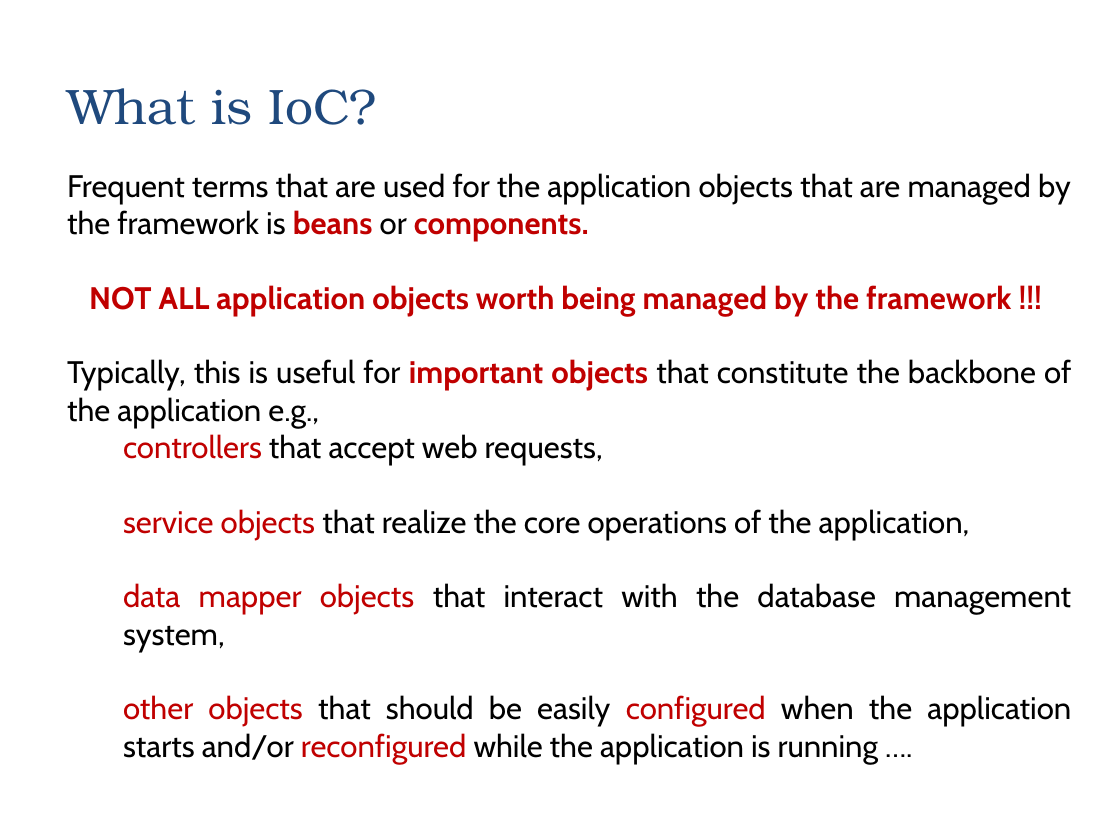
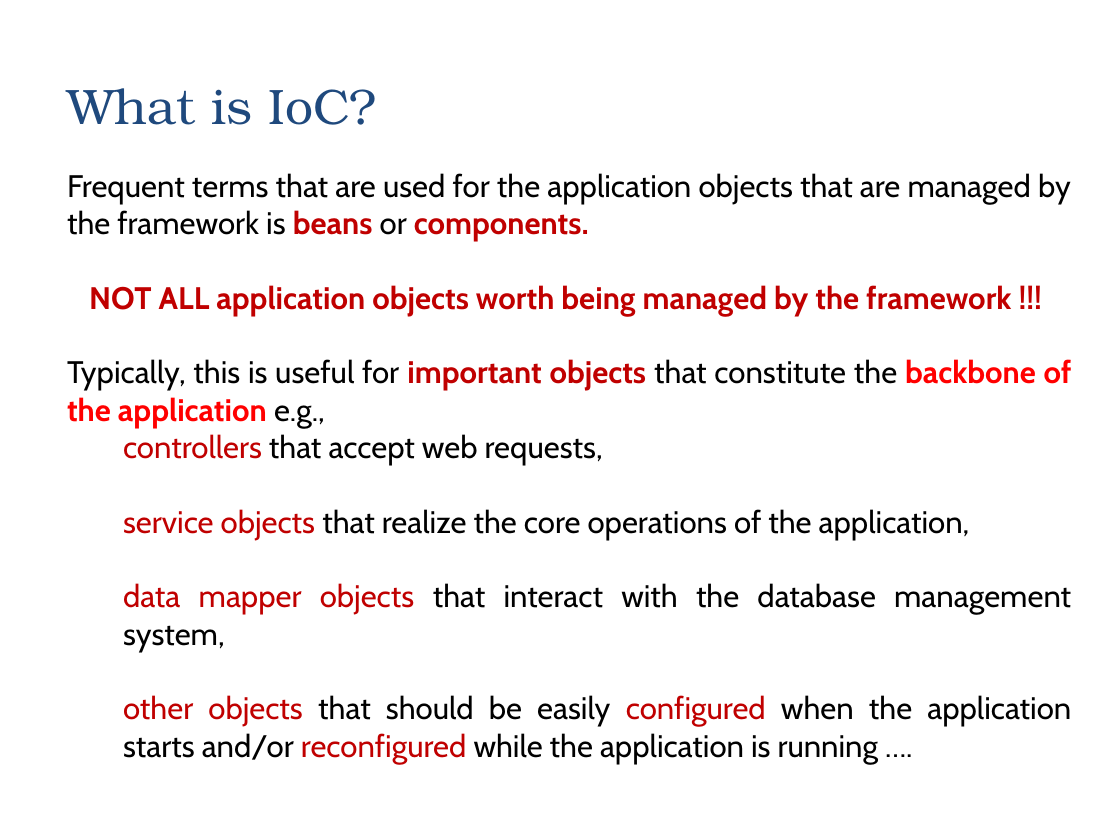
Before and after one commit to zarras/myy803-slides, a slide deck: slide 4 of SoftEng-Lab-IoC-DI.ppt. Drawn at 1120x840 pixels with LibreOffice and Linux fonts; fonts in the diff are those of the drawing. Boxes give left, top, right and bottom in pixels: in the first picture for what was removed or moved away, otherwise in the second. Text is boxed around its words. In the diff, an @@ line names an element or a change of style, - is before the commit and + after.

```diff
--- a/SoftEng-Lab-IoC-DI.ppt
+++ b/SoftEng-Lab-IoC-DI.ppt
@@ text at (67, 359, 1072, 428): text colour #000000 to #FF0000, bold on in "backbone of the application" @@
```
Also in this commit, not shown: 3 other files.
